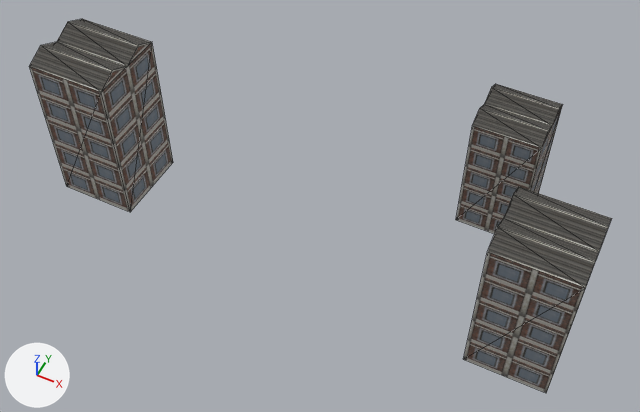
A saved change to the OBJ model examples/vehicle-playground/res/models/urban/procgen-procpain-district-tower-x0zm2.obj.
Camera for both pictures: a camera (50 mm lens) standing at (32.2, -67.2, 71.7) and looking at (5.6, -14.0, 5.2). Every picture has the same lights, and +X, +Y and +Z are marked at lower left. The older version comes first. Mesh edges are drawn as thin lines. Where no turn or scale is listed for an object, it has been applied to the vertices. Vertices at exactly the same position are counted once.

The older version as bpy lines, for what is in view:
```python
me_procgen_procpain_district_tower_x0zm2 = bpy.data.meshes.new('procgen-procpain-district-tower-x0zm2')
me_procgen_procpain_district_tower_x0zm2.from_pydata(...)  # 42 vertices, 66 faces; spans x -22.8..32.2, y -21.1..1.7, z 0.0..18.0
me_procgen_procpain_district_tower_x0zm2.materials.append(mat_district_facade)  # picture img_district_facades_png
ob_procgen_procpain_district_tower_x0zm2 = bpy.data.objects.new('procgen-procpain-district-tower-x0zm2', me_procgen_procpain_district_tower_x0zm2)
ob_procgen_procpain_district_tower_x0zm2.location = (0.0, 0.0, 0.0)
```
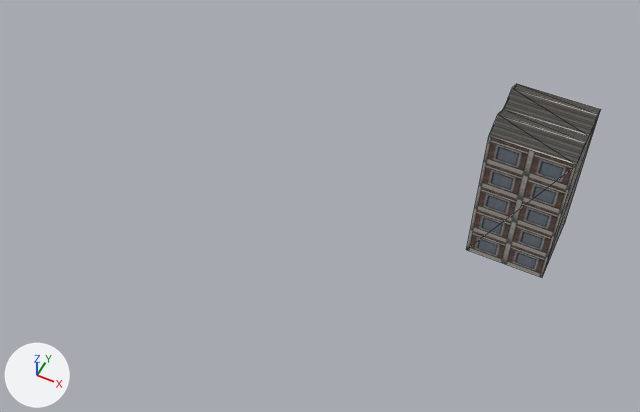
What differs and where, as boxes [x1, y1, x2, y2] in the pictures (640 x 412 px; the box of a moved part takes in the faces that stretch with it):
'procgen-procpain-district-tower-x0zm2', reshaped (77% narrower, 48% shorter)
    before: [29, 19, 612, 393]
    after: [466, 84, 601, 277]
part 1 of me_procgen_procpain_district_tower_x0zm2, moved or reshaped
    before: [464, 187, 612, 393]
    after: [466, 84, 601, 277]
part 2 of me_procgen_procpain_district_tower_x0zm2, deleted
    before: [29, 19, 173, 212]
part 3 of me_procgen_procpain_district_tower_x0zm2, deleted
    before: [456, 84, 563, 234]

Edits to the bpy script that builds the scene:
```text
Change me_procgen_procpain_district_tower_x0zm2:
    used by ob_procgen_procpain_district_tower_x0zm2; location = (0.0, 0.0, 0.0)
    remove me_procgen_procpain_district_tower_x0zm2.from_pydata(...)  # 42 vertices, 66 faces; spans x -22.8..32.2, y -21.1..1.7, z 0.0..18.0
    add me_procgen_procpain_district_tower_x0zm2.from_pydata(...)  # 14 vertices, 22 faces; spans x 19.8..27.9, y -8.5..-0.4, z 0.0..17.2
    me_procgen_procpain_district_tower_x0zm2 part 1: the loose piece of 14 vertices spanning x 24.1..32.2, y -21.1..-13.1, z 0.0..17.0 is moved by (-4.3, 12.6, 0.1)
    me_procgen_procpain_district_tower_x0zm2 part 2: the loose piece of 14 vertices spanning x -22.8..-14.4, y -19.8..-11.3, z 0.0..18.0 is deleted
    me_procgen_procpain_district_tower_x0zm2 part 3: the loose piece of 14 vertices spanning x 17.4..24.2, y -5.1..1.7, z 0.0..14.5 is deleted
```
